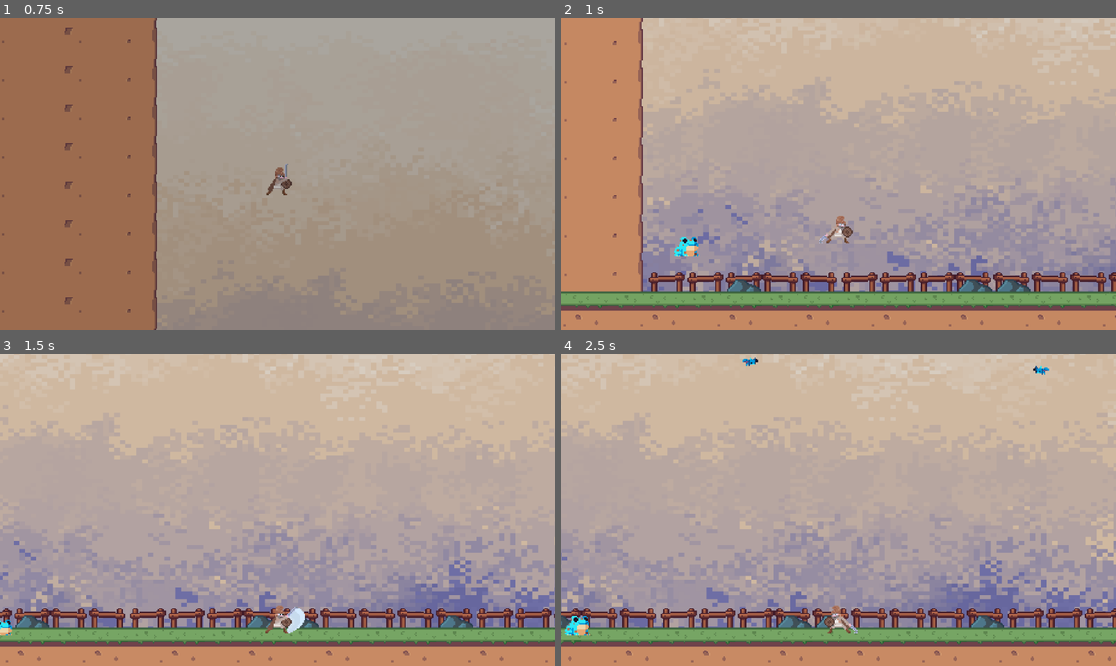
Above: before the commit, frames 1-4 (two rows, left to right).
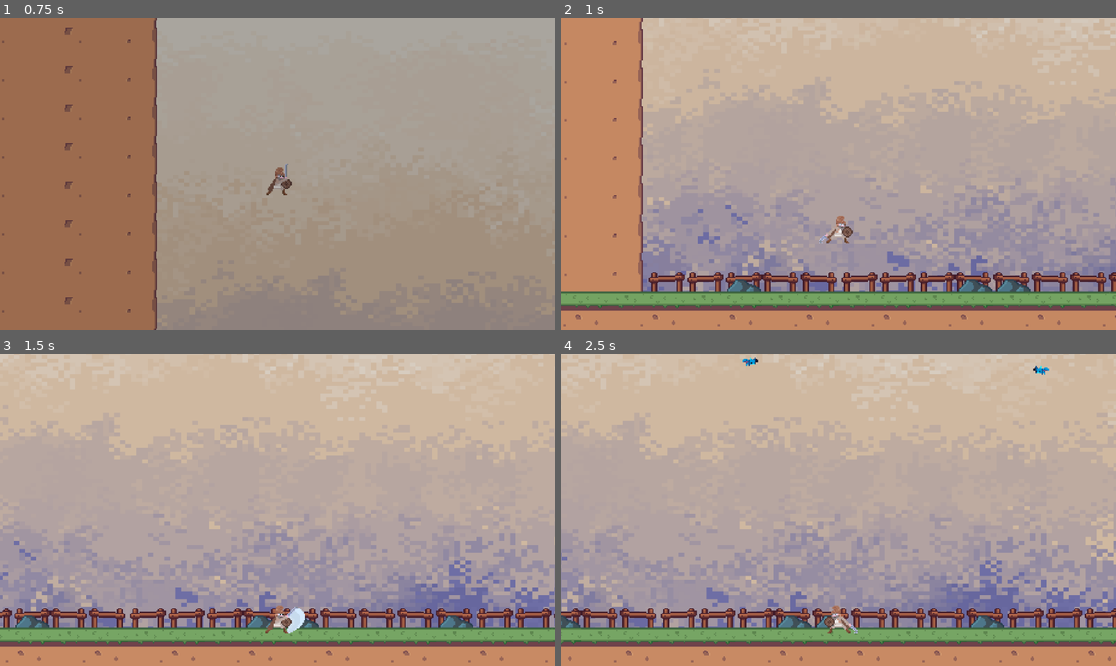
Above: after the commit, the same moments.

Repository: undeadskeleton/devworm_project
Game: Godot game, scene res://scene/stage_lvl.tscn
The game is run twice, just before and just after one commit, with the same random seed, the same clock (stepped at 60 frames per second) and the same inputs.
Inputs (mouse positions are in pixels of both pictures, inside the frame that each line leads up to):
- Up to frame 1 (0.75 s): move the mouse to (399, 158) at 0.52 s; hold D (right) from 0.53 s (still down); click (399, 158) at 0.6 s
- Up to frame 2 (1 s): keep holding D (right); tap Space (jump) at 0.77 s
- Up to frame 3 (1.5 s): keep holding D (right); move the mouse to (166, 525) at 1.27 s; right-click (166, 525) at 1.35 s
- Up to frame 4 (2.5 s): tap Space (jump) at 1.52 s; move the mouse to (894, 441) at 2.02 s; release D (right) at 2.03 s; hold A (left) from 2.03 s (still down); click (894, 441) at 2.1 s

Frame 1 is identical in both runs. In frame 2, 0.2% of the frame differs, in the area x 20-25%, y 70-77%; in frame 3, 0.1%; in frame 4, 0.2%, in the area x 0-6%, y 83-91%.

Commit message:
Fixed spawn problem
fixed the spawn problem where in wave 1 there were 4 frogs spawning as oppose to 0

Diff:
--- a/scripts/player.gd
+++ b/scripts/player.gd
@@ -74,7 +74,6 @@
 	if damage != 0:
 		if health > 0:
 			health -= damage
-			print("current health", health)
 			if health <= 0:
 				health = 0
 				print("dead")
--- a/scripts/stage_lvl.gd
+++ b/scripts/stage_lvl.gd
@@ -25,23 +25,25 @@
 	proceed_to_next_wave()
 
 func proceed_to_next_wave():
-		if current_node == starting_node:
-			if current_wave!=0:
-				GlobalScript.moving_to_next_wave = true
-			current_wave+=1
-			GlobalScript.current_wave = current_wave
-			sceneTransitionAnimation.play("in_between")
-			await get_tree().create_timer(1).timeout
-			print(current_wave)
-			spawn_enemy("bat",4.0,4.0) #type,multiplier,spawns
-			spawn_enemy("frog",1.5,2.0)
+	print("currentNode: ",current_node," startingNode:",starting_node)
+	if current_node == starting_node:
+		print("current wave = ",current_wave)
+		if current_wave!=0:
+			GlobalScript.moving_to_next_wave = true
+		current_wave+=1
+		GlobalScript.current_wave = current_wave
+		wave_spawn_end = false
+		sceneTransitionAnimation.play("in_between")
+		await get_tree().create_timer(1).timeout
+		spawn_enemy("bat",4.0,4.0) #type,multiplier,spawns
+		spawn_enemy("frog",1.5,2.0)
 
 func spawn_enemy(type,multiplier,mob_spawns):
 	var mob_amount = float(current_wave) * multiplier
 	var mob_wait_time = 4.0
 	var  mob_spawn_round = mob_amount/mob_spawns
-	print(type, " amount ",mob_amount)
-	spawn_type(type,mob_amount,mob_wait_time)
+	print(type, " amount ",mob_amount," spawn round : ",mob_spawn_round)
+	spawn_type(type,mob_spawn_round,mob_wait_time)
 
 func spawn_type(type,mob_spawn_round,mob_wait_time):
 	if type == "bat":
@@ -49,33 +51,37 @@
 		var bat_spawn2 = $batSpawn2
 		var bat_spawn3 = $batSpawn3
 		var bat_spawn4 = $batSpawn4
-		if mob_spawn_round >= 1:
-			var bat1 = bat_scene.instantiate()
-			bat1.global_position = bat_spawn1.global_position
-			var bat2 = bat_scene.instantiate()
-			bat2.global_position = bat_spawn2.global_position
-			var bat3 = bat_scene.instantiate()
-			bat3.global_position = bat_spawn3.global_position
-			var bat4 = bat_scene.instantiate()
-			bat4.global_position = bat_spawn4.global_position
-			add_child(bat1)
-			add_child(bat2)
-			add_child(bat3)
-			add_child(bat4)
-			mob_spawn_round -= 1
-			await get_tree().create_timer(mob_wait_time).timeout
+		if mob_spawn_round >= 1.0:
+			for i in mob_spawn_round :
+				var bat1 = bat_scene.instantiate()
+				bat1.global_position = bat_spawn1.global_position
+				var bat2 = bat_scene.instantiate()
+				bat2.global_position = bat_spawn2.global_position
+				var bat3 = bat_scene.instantiate()
+				bat3.global_position = bat_spawn3.global_position
+				var bat4 = bat_scene.instantiate()
+				bat4.global_position = bat_spawn4.global_position
+				add_child(bat1)
+				add_child(bat2)
+				add_child(bat3)
+				add_child(bat4)
+				mob_spawn_round -= 1
+				await get_tree().create_timer(mob_wait_time).timeout
 	elif type == "frog":
 		var frog_spawn1 = $frogSpawn
 		var frog_spawn2 = $frogSpawn2
-		if mob_spawn_round >=1:
-			var frog1 = frog_scene.instantiate()
-			frog1.global_position = frog_spawn1.global_position
-			var frog2 = frog_scene.instantiate()
-			frog2.global_position = frog_spawn2.global_position
-			add_child(frog1)
-			add_child(frog2)
-			mob_spawn_round -=1
-			await get_tree().create_timer(mob_wait_time).timeout
+		print("frog spawn_round: ",mob_spawn_round)
+		if mob_spawn_round >=1.0:
+			for i in mob_spawn_round:
+				print(i," : frog spawn round")
+				var frog1 = frog_scene.instantiate()
+				frog1.global_position = frog_spawn1.global_position
+				var frog2 = frog_scene.instantiate()
+				frog2.global_position = frog_spawn2.global_position
+				add_child(frog1)
+				add_child(frog2)
+				mob_spawn_round -=1
+				await get_tree().create_timer(mob_wait_time).timeout
 	wave_spawn_end = true
 # Called every frame. 'delta' is the elapsed time since the previous frame.
 func _process(delta):
@@ -83,3 +89,6 @@
 		sceneTransitionAnimation.play("fade_in")
 		await get_tree().create_timer(0.5).timeout
 		get_tree().change_scene_to_file("res://scene/lobby_lvl.tscn")
+	current_node = get_child_count()
+	if wave_spawn_end:
+			proceed_to_next_wave()
